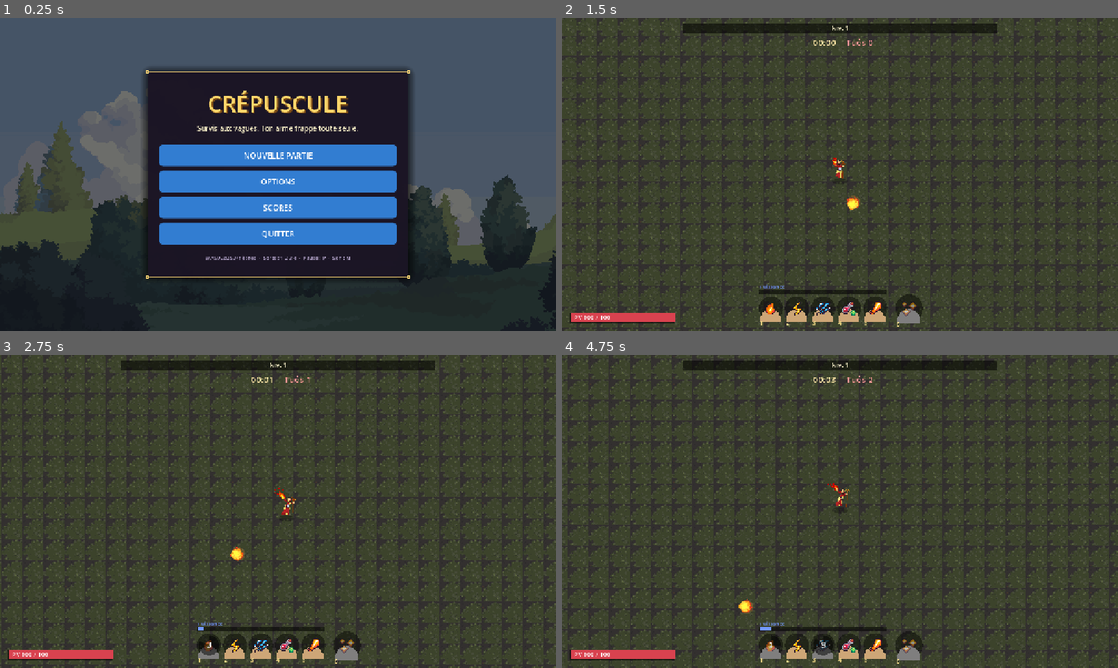
Above: before the commit, frames 1-4 (two rows, left to right).
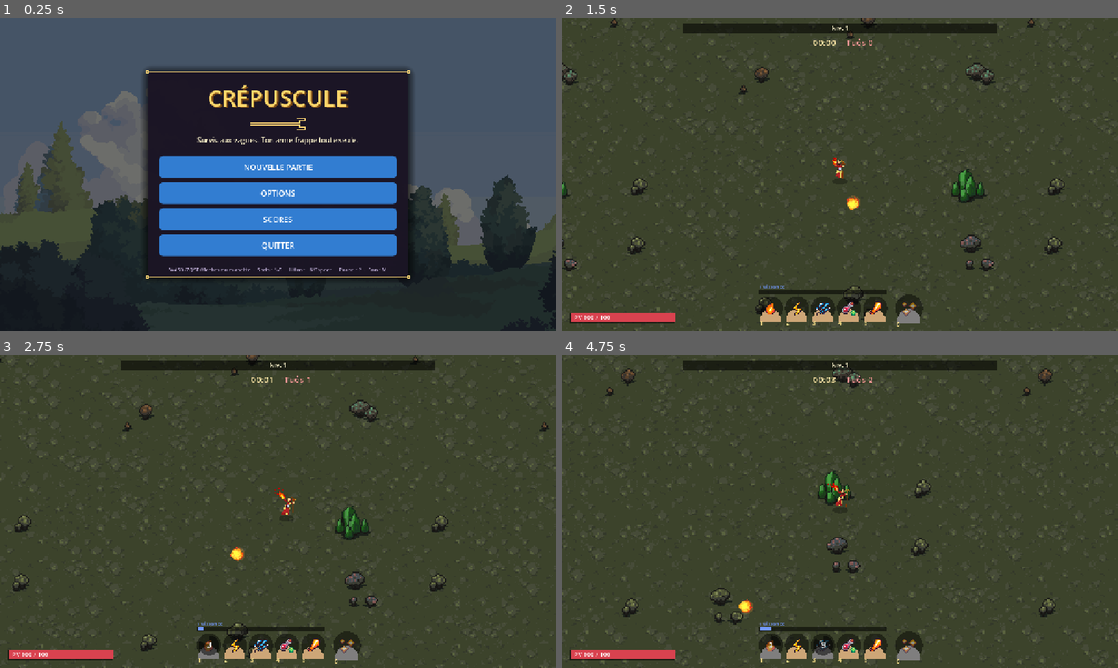
Above: after the commit, the same moments.

Repository: libertysand1982-png/Sand
Game: Godot game, scene res://scenes/Main.tscn
Two runs of this game, one before a commit and one after it. Both use one fixed random seed, a clock stepped at 60 frames per second and the inputs below.
Inputs (mouse positions are in pixels of both pictures, inside the frame that each line leads up to):
- Up to frame 1 (0.25 s): no input
- Up to frame 2 (1.5 s): click "NOUVELLE PARTIE" at 0.5 s; click "CHOISIR" at 1.25 s
- Up to frame 3 (2.75 s): move the mouse to (400, 495) at 2.02 s; hold D (vs_right) from 2.03 s (still down); tap 1 (vs_spell1) at 2.1 s; click (400, 495) at 2.17 s; tap Space at 2.27 s
- Up to frame 4 (4.75 s): move the mouse to (728, 527) at 2.77 s; release D (vs_right) at 2.78 s; hold S (vs_down) 2.78-3.53 s; tap 2 (vs_spell2) at 2.85 s; click (728, 527) at 2.92 s; tap Space at 3.02, 4.52 s; move the mouse to (895, 442) at 3.52 s; hold D (vs_right) 3.53-4.28 s; tap 3 (vs_spell3) at 3.6 s; click (895, 442) at 3.67 s; move the mouse to (812, 574) at 4.27 s; hold W (vs_up) from 4.28 s (still down); tap 4 (vs_spell4) at 4.35 s; click (812, 574) at 4.42 s

The runs differ from the first frame. In frame 1, 9.5% of the frame differs, in the area x 28-72%, y 21-82%; in frame 2, 7.3%; in frame 3, 7.6%; in frame 4, 7.5%.

Commit message:
Sol varié RPGW Caves (patchwork 960px) + séparateurs Kenney dans les menus
- cave_floor.png : patchwork 20x20 tuiles (20 variantes filtrées par luminance)
  + cristaux verts et cailloux épars — fin de la grille répétitive
- Menus : séparateur décoratif Kenney doré sous les titres, panneau de
  sélection agrandi, ligne d'aide mise à jour (sorts 1-5, ultime 6/Espace)

Co-Authored-By: Claude Opus 4.8 <noreply@anthropic.com>

Diff:
--- a/vampire-survivor/godot/scripts/Hud.gd
+++ b/vampire-survivor/godot/scripts/Hud.gd
@@ -135,6 +135,7 @@
 	overlay_menu.add_child(p)
 	var v := _vbox(p)
 	v.add_child(_title("CRÉPUSCULE"))
+	v.add_child(_divider())
 	v.add_child(_label("Survis aux vagues. Ton arme frappe toute seule.", 16, CREAM, true))
 	v.add_child(_spacer(6))
 	var b1 := _button("NOUVELLE PARTIE")
@@ -150,7 +151,7 @@
 	b4.pressed.connect(func(): get_tree().quit())
 	v.add_child(b4)
 	v.add_child(_spacer(2))
-	v.add_child(_label("WASD/ZQSD/flèches  ·  Sorts : 1 2 3 4  ·  Pause : P  ·  Son : M", 12, LILAC, true))
+	v.add_child(_label("WASD/ZQSD/flèches ou manette  ·  Sorts : 1-5  ·  Ultime : 6/Espace  ·  Pause : P  ·  Son : M", 12, LILAC, true))
 	add_child(overlay_menu)
 	overlay_menu.visible = false
 
@@ -194,7 +195,7 @@
 
 func _build_select() -> void:
 	overlay_select = _overlay(false)
-	var p := _panel(900, 540)
+	var p := _panel(900, 600)
 	overlay_select.add_child(p)
 	var v := _vbox(p)
 	v.name = "box"
@@ -315,6 +316,7 @@
 	for c in box.get_children():
 		c.queue_free()
 	box.add_child(_title2("CHOISIS TON HÉROS"))
+	box.add_child(_divider())
 	box.add_child(_spacer(6))
 	var row := HBoxContainer.new()
 	row.alignment = BoxContainer.ALIGNMENT_CENTER
@@ -538,6 +540,17 @@
 	c.custom_minimum_size = Vector2(0, h)
 	return c
 
+# Séparateur décoratif Kenney (teinté or), centré sous les titres
+func _divider() -> TextureRect:
+	var d := TextureRect.new()
+	d.texture = load("res://assets/ui/divider.png")
+	d.texture_filter = CanvasItem.TEXTURE_FILTER_NEAREST
+	d.stretch_mode = TextureRect.STRETCH_KEEP_ASPECT_CENTERED
+	d.custom_minimum_size = Vector2(0, 30)
+	d.self_modulate = Color(1.0, 0.84, 0.46)
+	d.mouse_filter = Control.MOUSE_FILTER_IGNORE
+	return d
+
 func _label(text: String, size: int, color: Color, center: bool = false) -> Label:
 	var l := Label.new()
 	l.text = text
Binary file changed: vampire-survivor/godot/assets/bg/cave_floor.png
